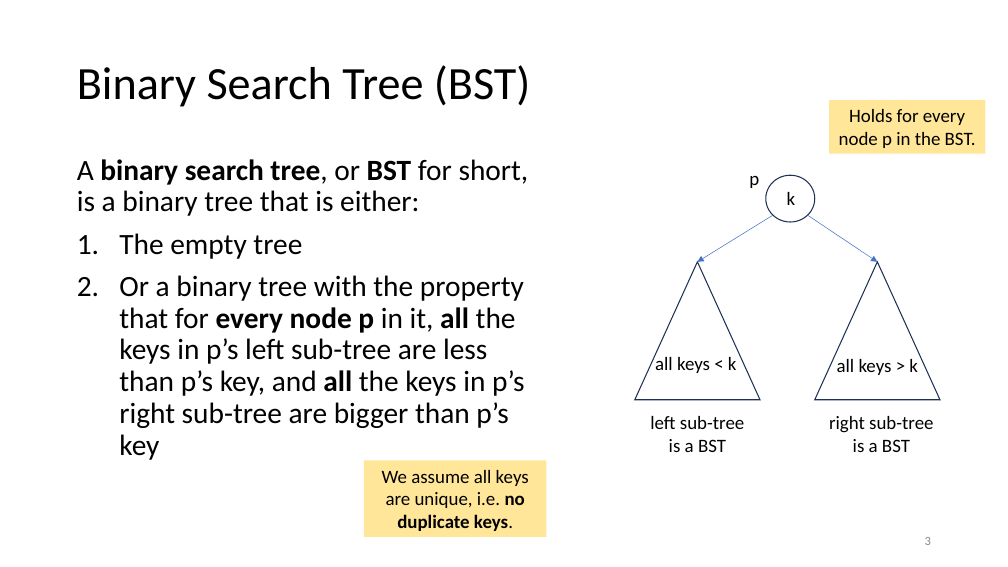
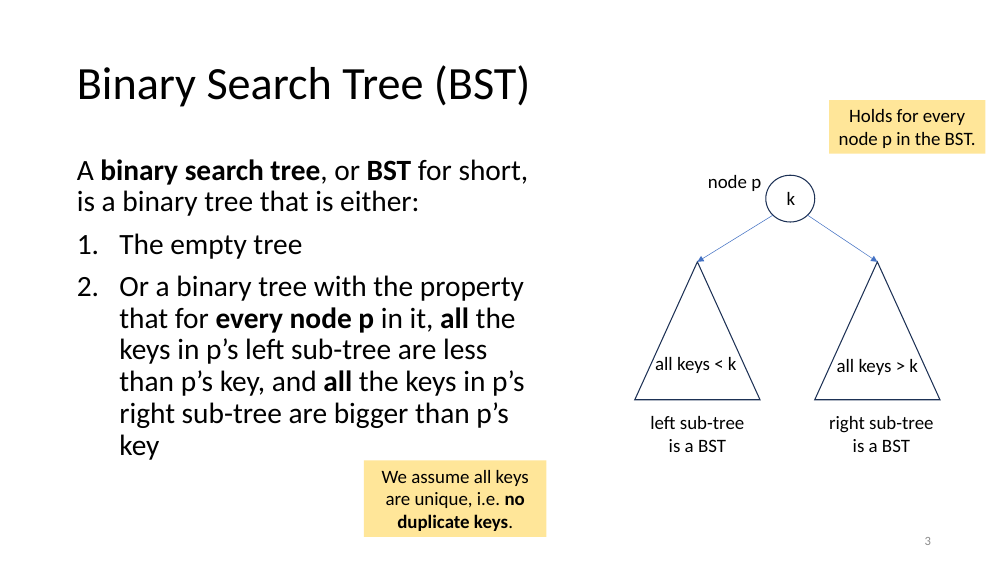
Before and after one commit to tjd1234/cmpt225fall2023, a slide deck: slide 3 of lecture_notes/week10/week10_BSTs.pptx. Drawn at 1008x567 pixels with LibreOffice and Linux fonts; fonts in the diff are those of the drawing. Boxes give left, top, right and bottom in pixels: in the first picture for what was removed or moved away, otherwise in the second. Text is boxed around its words. In the diff, an @@ line names an element or a change of style, - is before the commit and + after.

```diff
--- a/lecture_notes/week10/week10_BSTs.pptx
+++ b/lecture_notes/week10/week10_BSTs.pptx
@@ text at (708,175,761,191): text changed @@
-p
+node p
```
Also in this commit, not shown: 44 other slides changed, 4 slides added.
